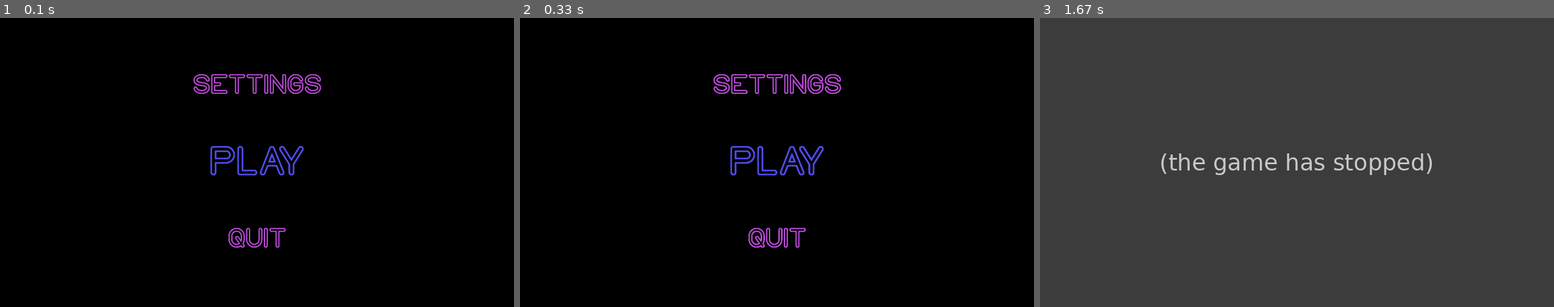
Above: before the commit, frames 1-3 (left to right).
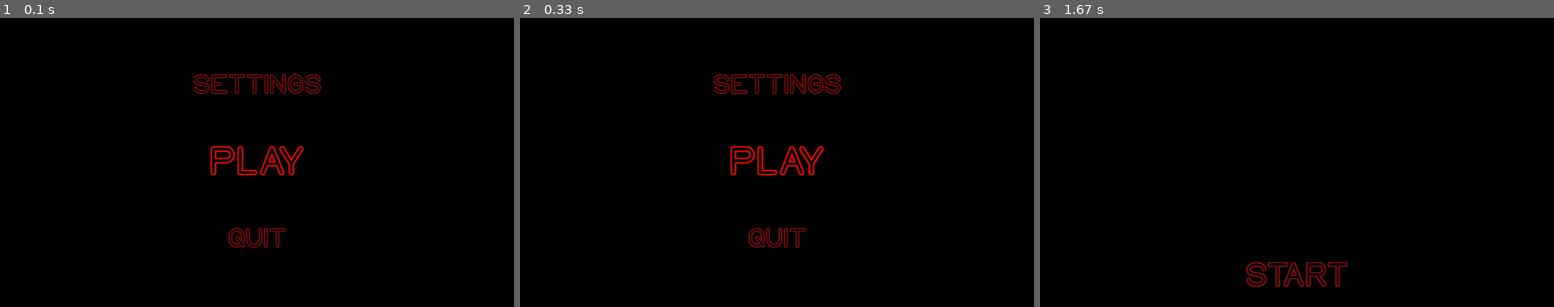
Above: after the commit, the same moments.

Repository: andrebtw/pygamegame
Game: pygame game, started from main.py
The game is run twice, just before and just after one commit, with the same random seed, the same clock (stepped at 60 frames per second) and the same inputs.
Inputs (mouse positions are in pixels of both pictures, inside the frame that each line leads up to):
- Up to frame 1 (0.1 s): no input
- Up to frame 2 (0.33 s): no input
- Up to frame 3 (1.67 s): click (1297, 162) at 0.38 s; press the mouse at (1297, 275) at 0.7 s; move the mouse to (1209, 185) at 0.8 s; release the mouse at (1122, 93) at 0.93 s

The runs differ from the first frame. In frame 1, 1.8% of the frame differs, in the area x 37-63%, y 19-80%; in frame 2, 1.8%; in frame 3, 100%, in the area x 0-100%, y 0-100%.
Before the commit the program exited at 0.45 s; later frames show no game.

Commit message:
Changed main colors to red and started to create the player selection menu by adding a Start button.

Diff:
--- a/game.py
+++ b/game.py
@@ -21,8 +21,8 @@
 points = int(re.sub("[^0-9]", "", data[6]))
 
 ###COLORS###
-red2 = (84, 79, 240)
-red1 = (199, 79, 230)
+red2 = (220, 10, 10)
+red1 = (128, 14, 14)
 white = (255, 255, 255)
 
 if "FALSE" in data[0]:
@@ -47,6 +47,10 @@
     return y
 
 
+def scale_fps(fps):
+    pass
+
+
 def update():
     pygame.display.update()
 
@@ -428,7 +432,6 @@
                     running = False
 
         update()
-        pygame.display.update()
         main_clock.tick(fps)
 
 
@@ -436,7 +439,48 @@
 def player_choice():
     # Make a menu where the user can choose what player to choose, each player will have different skin and
     # different speed, damage health etc...
-    pass
+
+    running = True
+
+    ###Defining fonts###
+    neon_font_text = pygame.font.Font("files/assets/fonts/NEON GLOW.otf", scale_y(125))
+
+    ###Making the texts
+    start_text = neon_font_text.render("START", True, red1)
+
+    while running:
+        ###Defining fonts positions on the screen###
+        start_text_pos = (scale_x(960) - start_text.get_width() // 2, scale_y(900))
+
+        # Displaying the text
+        screen.blit(start_text, start_text_pos)
+
+        for event in pygame.event.get():
+            if event.type == QUIT:
+                running = False
+                quit()
+
+            surface = pygame.display.get_surface()  # get the surface of the current active display
+
+            ###Getting the rectangle position of each text###
+            start_text_rect = start_text.get_rect()
+            start_text_rect.x = scale_x(960) - start_text.get_width() // 2
+            start_text_rect.y = scale_y(900)
+
+            mouse_pos = pygame.mouse.get_pos()  # Get mouse position
+
+            if start_text_rect.collidepoint(mouse_pos):  # Check if position is in the rect
+                print("Start hovered")
+                start_text = neon_font_text.render("START", True, white)
+            else:
+                start_text = neon_font_text.render("START", True, red1)
+
+            if event.type == pygame.MOUSEBUTTONUP:
+                if start_text_rect.collidepoint(mouse_pos):
+                    running = False
+
+        update()
+        main_clock.tick(fps)
 
 
 def main_game():
@@ -450,7 +494,3 @@
     player_choice()
 
     main_game()
-
-
-if __name__ == "__main__":
-    main()
